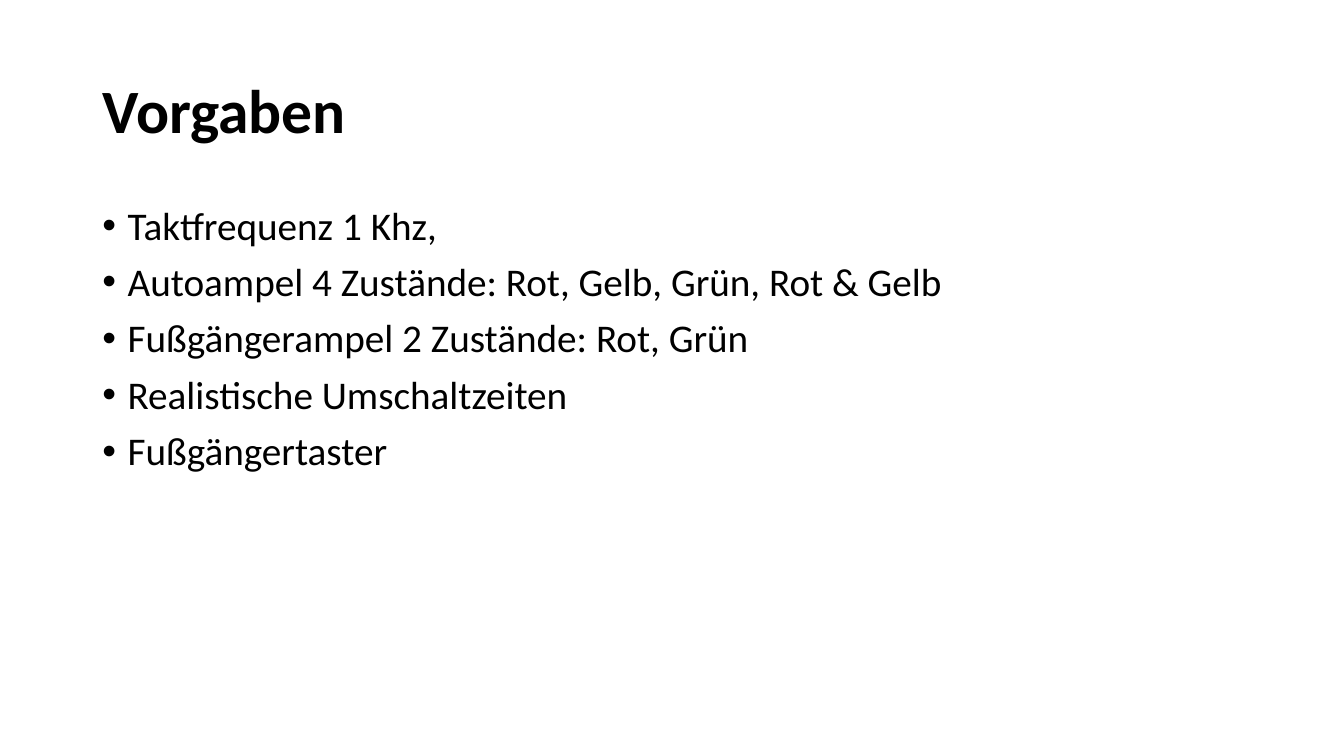
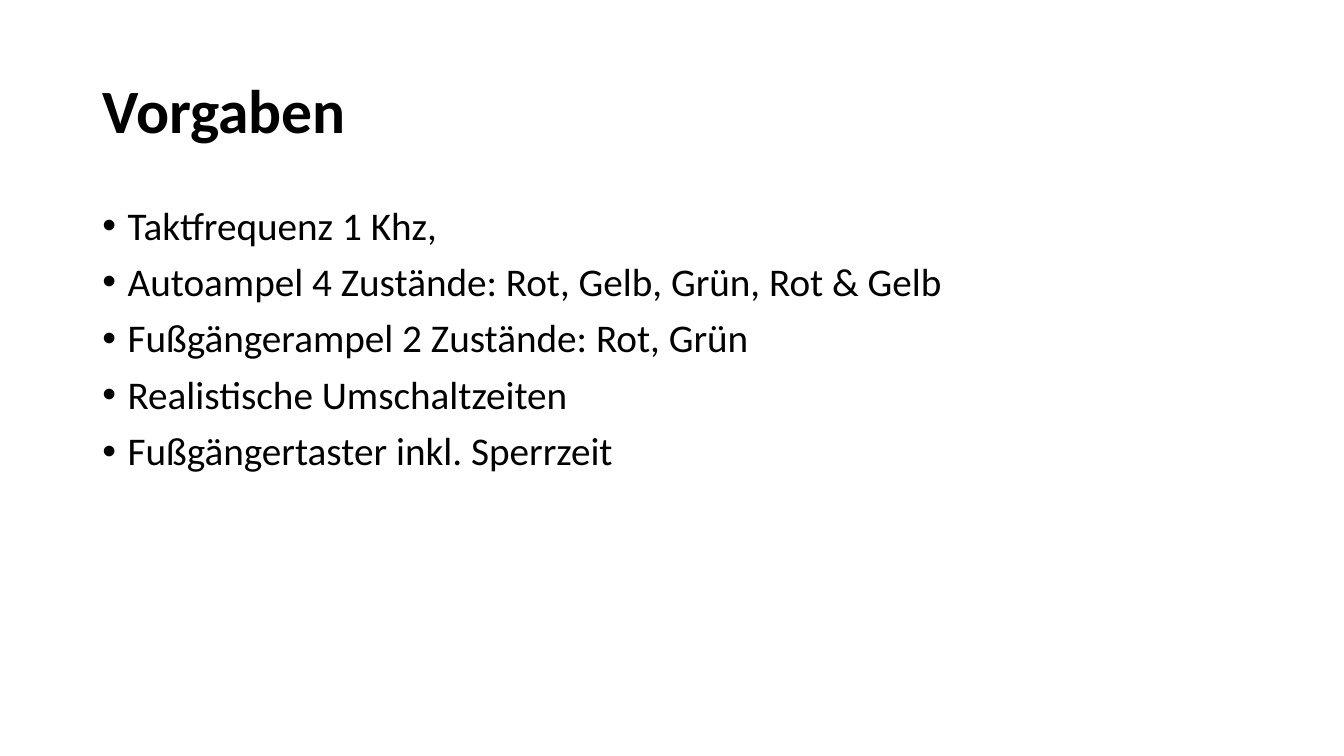
Before and after one commit to Seany1992/Info2-Stoppuhr, a slide deck: slide 2 of Info2Präsi.pptx. Drawn at 1344x756 pixels with LibreOffice and Linux fonts; fonts in the diff are those of the drawing. Boxes give left, top, right and bottom in pixels: in the first picture for what was removed or moved away, otherwise in the second. Text is boxed around its words. In the diff, an @@ line names an element or a change of style, - is before the commit and + after.

```diff
--- a/Info2Präsi.pptx
+++ b/Info2Präsi.pptx
@@ text at box(128, 437, 612, 472): text changed @@
-• Fußgängertaster
+• Fußgängertaster inkl. Sperrzeit
```
Also in this commit, not shown: 6 other slides changed, 1 other file.
